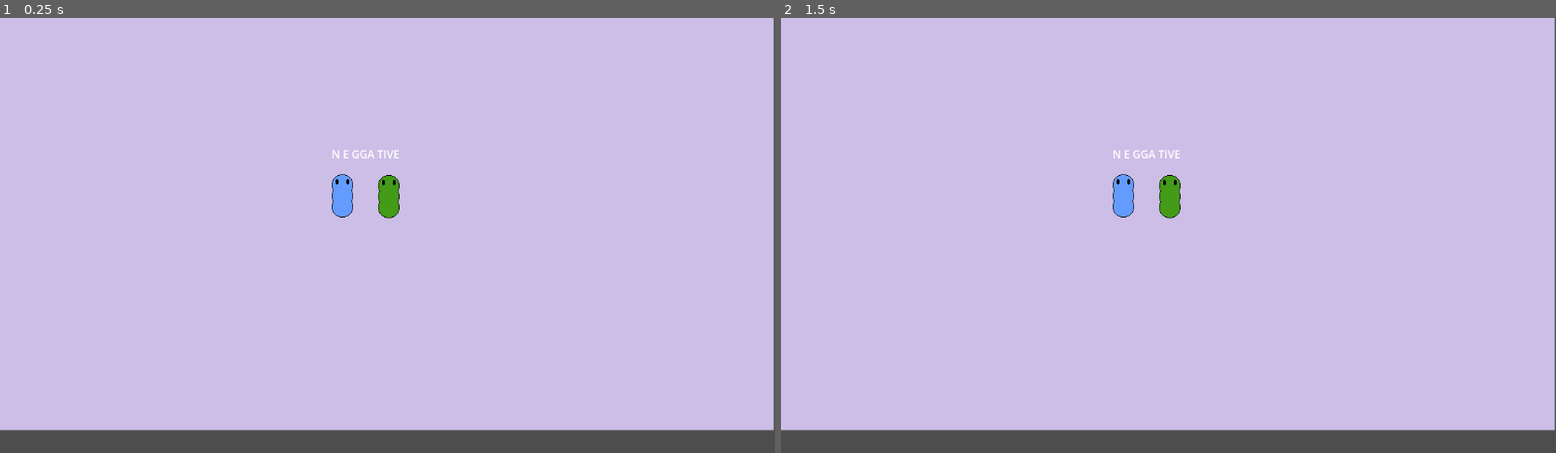
Above: before the commit, frames 1-2 (left to right).
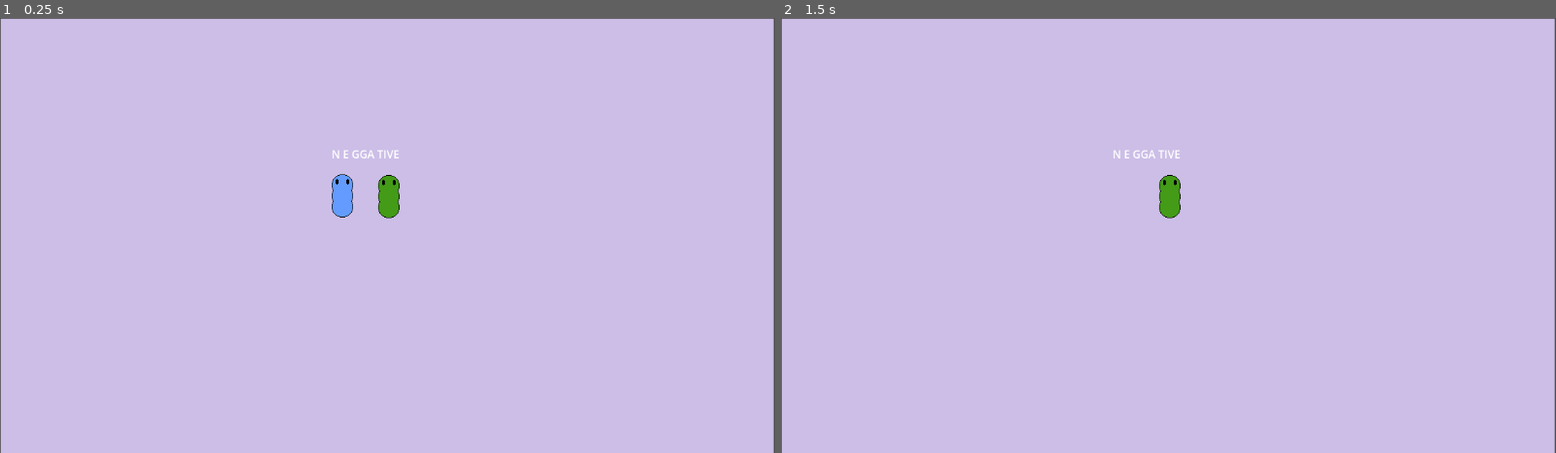
Above: after the commit, the same moments.

Repository: ZackUnai/CerdoPig
Game: Godot game, scene res://node_2d.tscn
The game is run twice, just before and just after one commit, with the same random seed, the same clock (stepped at 60 frames per second) and the same inputs. Before the commit the project has no main scene; this scene is started directly in both runs.
Inputs:
- Up to frame 1 (0.25 s): no input
- Up to frame 2 (1.5 s): tap Enter at 0.5 s; hold D 0.53-1.28 s; hold Q 0.53-1.28 s; tap Space at 1.25 s; hold S from 1.28 s (still down); tap Q at 1.35 s

The runs differ from the first frame. In frame 1, 5.7% of the frame differs, in the area x 0-100%, y 0-100%; in frame 2, 5.9%.

Commit message:
sexo
pon play sin ver nada

Diff:
--- a/Nona/character_body_2d.gd
+++ b/Nona/character_body_2d.gd
@@ -1 +1,31 @@
 extends CharacterBody2D
+
+var spd = 50
+
+func _process(delta):
+
+	var movet : Vector2
+
+	if Input.is_key_pressed(KEY_A):
+		movet.x -= 1
+
+
+	if Input.is_key_pressed(KEY_D):
+		movet.x += 1
+
+
+	if Input.is_key_pressed(KEY_S):
+		movet.y += 1
+
+
+	if Input.is_key_pressed(KEY_W):
+		movet.y -= 1
+
+
+	velocity.x = movet.x * spd
+	velocity.y = movet.y * spd
+
+	move_and_slide()
+
+	if Input.is_key_pressed(KEY_Q):
+		queue_free()
--- a/node_2d.tscn
+++ b/node_2d.tscn
@@ -12,10 +12,10 @@
 script = ExtResource("1_wtcfe")
 
 [node name="ColorRect" type="ColorRect" parent="."]
-offset_left = -7.0
-offset_top = -34.0
-offset_right = 939.0
-offset_bottom = 342.0
+offset_left = 1.0
+offset_top = 1.0
+offset_right = 940.0
+offset_bottom = 379.0
 scale = Vector2(1.22351, 1.72263)
 color = Color(0.798809, 0.744031, 0.90506, 1)
 metadata/_edit_group_ = true
--- a/project.godot
+++ b/project.godot
@@ -11,6 +11,7 @@
 [application]
 
 config/name="GordaCerda"
+run/main_scene="uid://bt8fmlgvbpshx"
 config/features=PackedStringArray("4.4", "GL Compatibility")
 config/icon="res://icon.svg"
 
